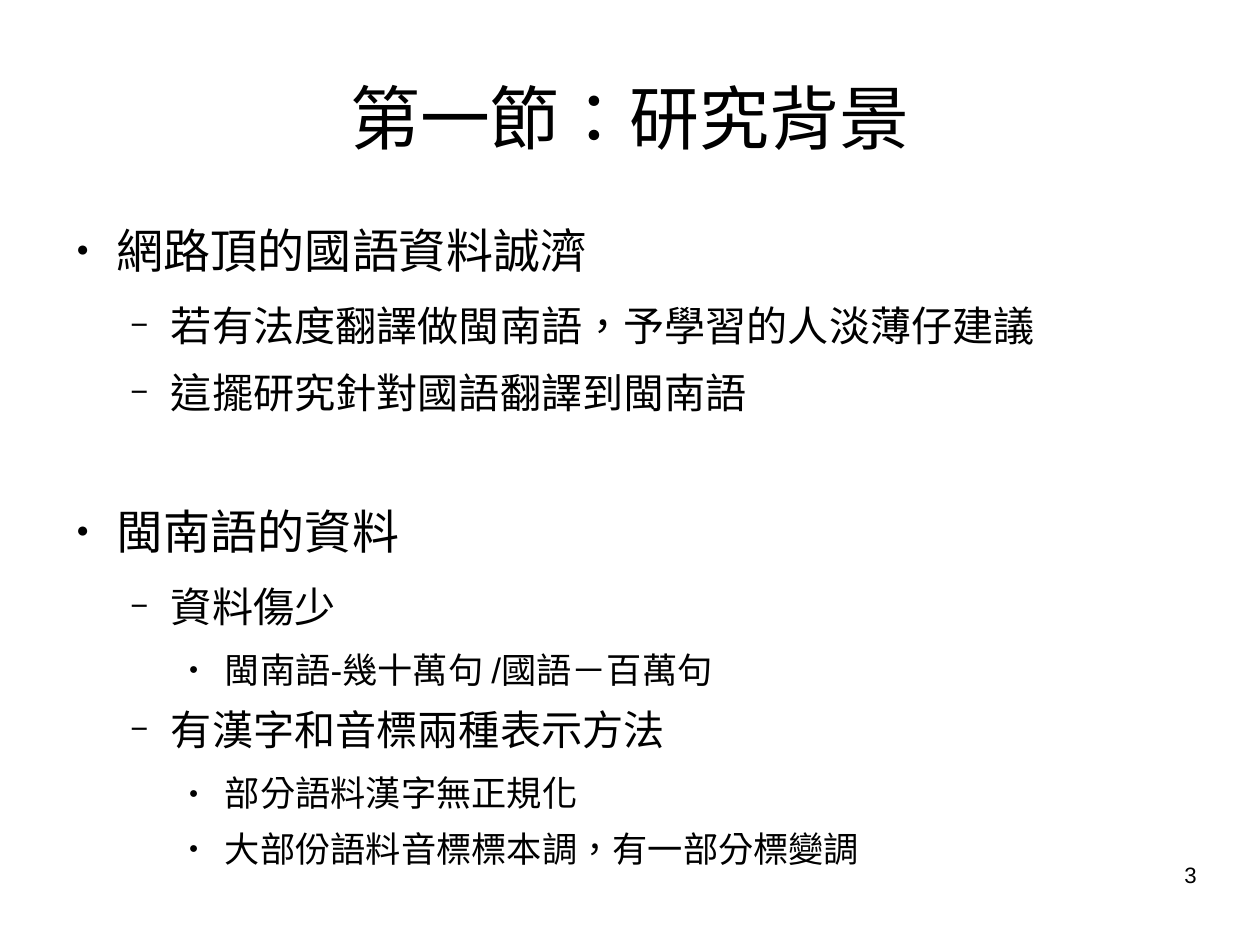
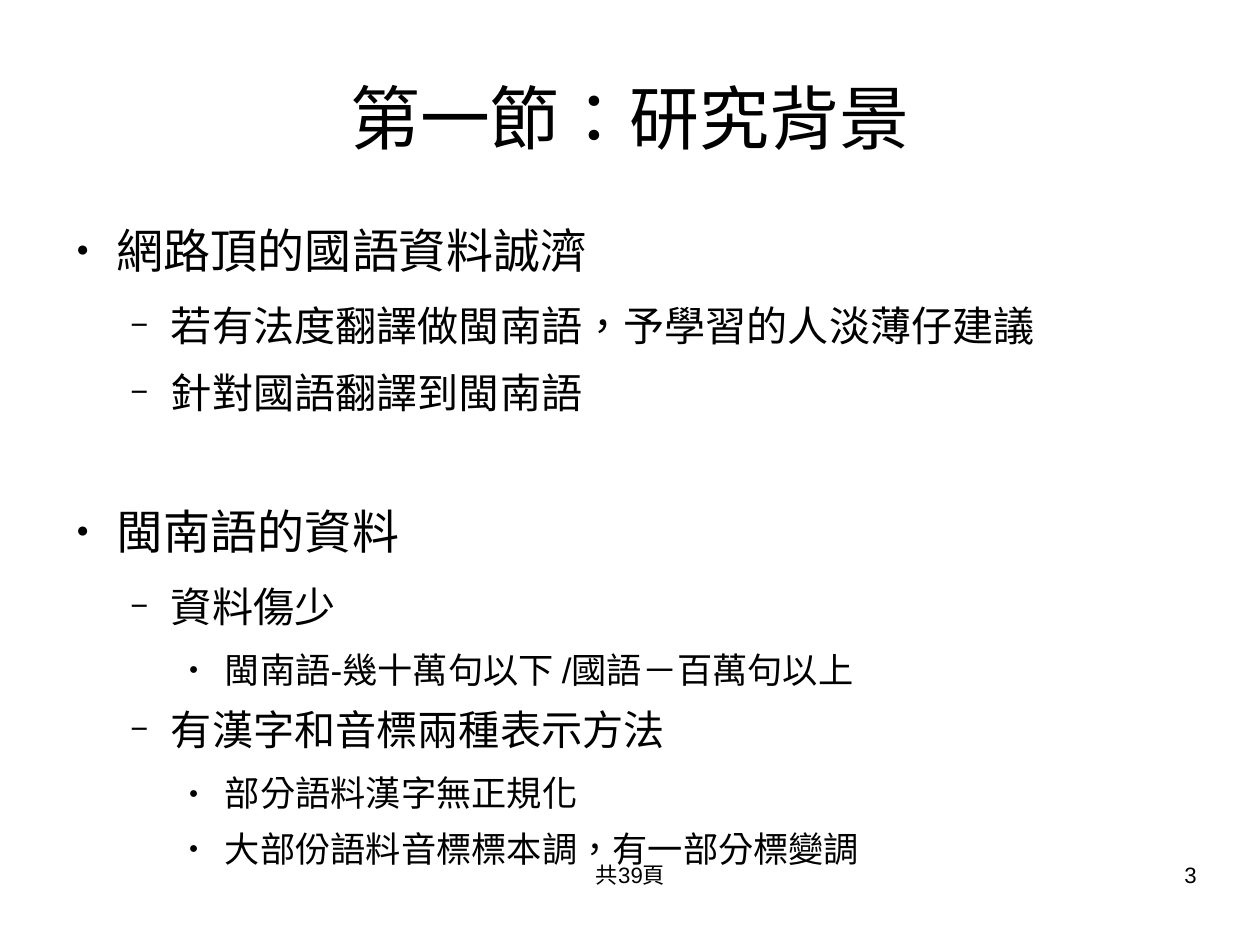
Before and after one commit to sih4sing5hong5/po3-ko3_tau5-iann2-phinn3, a slide deck: slide 3 of 翻譯報告.odp. Drawn at 1260x945 pixels with LibreOffice and Linux fonts; fonts in the diff are those of the drawing. Boxes give left, top, right and bottom in pixels: in the first picture for what was removed or moved away, otherwise in the second. Text is boxed around its words. In the diff, an @@ line names an element or a change of style, - is before the commit and + after.

```diff
--- a/翻譯報告.odp
+++ b/翻譯報告.odp
@@ text at bbox=[171, 373, 582, 412]: text changed @@
-  − 這擺研究針對國語翻譯到閩南語
+  − 針對國語翻譯到閩南語
@@ text at bbox=[225, 653, 854, 686]: text changed @@
-    ● 閩南語-幾十萬句 /國語－百萬句
+    ● 閩南語-幾十萬句以下 /國語－百萬句以上
@@ text added at bbox=[596, 860, 665, 885], 14 pt, text #000000 @@
+共39頁
```
Also in this commit, not shown: 67 other slides changed, 4 slides added.
